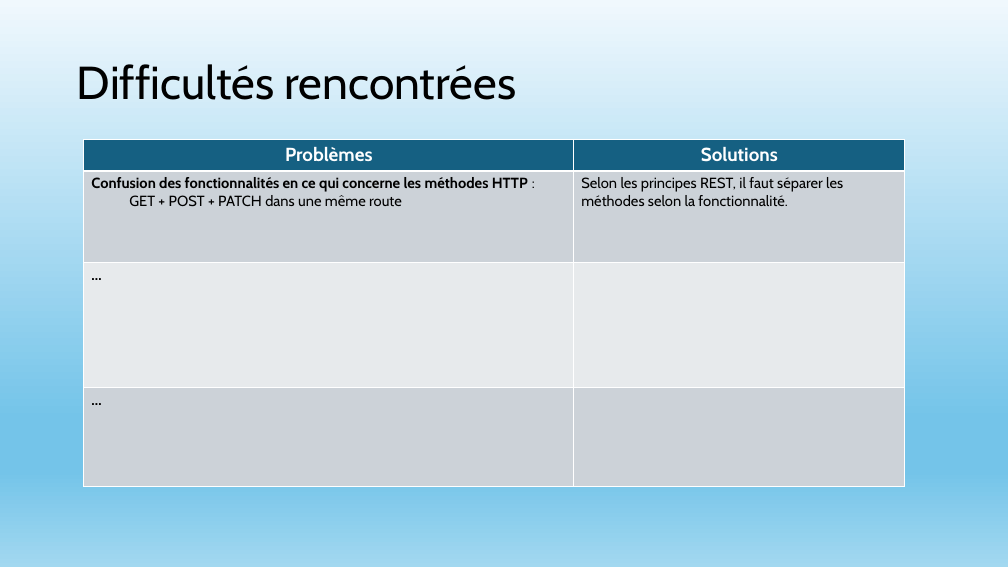
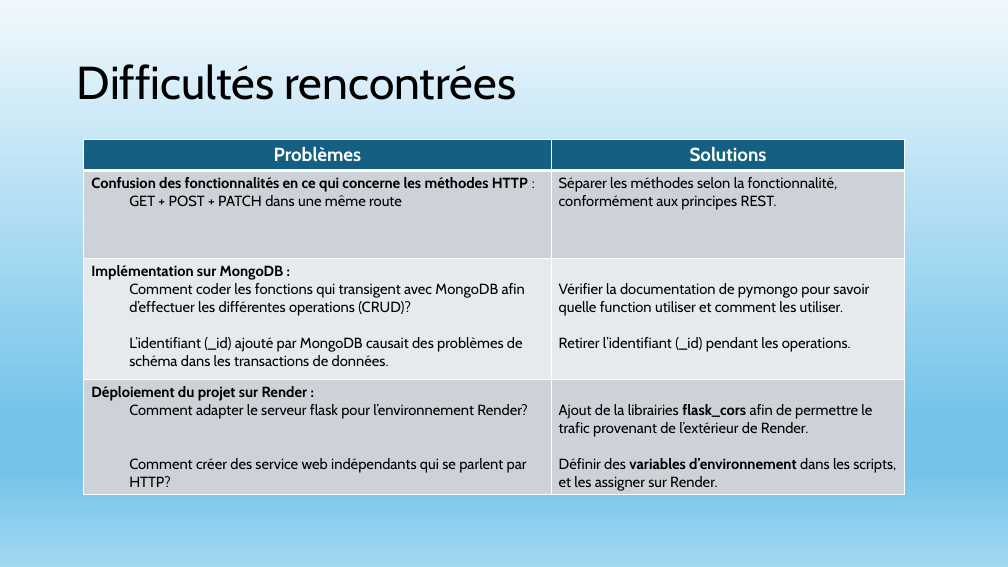
Before and after one commit to Anas-alt-del/Info-Sinistre-Auto, a slide deck: slide 8 of docs/présentation_tp_c56-c57.pptx. Drawn at 1008x567 pixels with LibreOffice and Linux fonts; fonts in the diff are those of the drawing. Boxes give left, top, right and bottom in pixels: in the first picture for what was removed or moved away, otherwise in the second. Text is boxed around its words. In the diff, an @@ line names an element or a change of style, - is before the commit and + after.

```diff
--- a/docs/présentation_tp_c56-c57.pptx
+++ b/docs/présentation_tp_c56-c57.pptx
@@ table at bbox=[84, 140, 905, 495] @@
-row 2, column 2: Selon les principes REST, il faut séparer les méthodes selon la fonctionnalité.
+row 2, column 2: Séparer les méthodes selon la fonctionnalité, conformément aux principes REST.
-row 3, column 1: …
+row 3, column 1: Implémentation sur MongoDB : / Comment coder les fonctions qui transigent avec MongoDB afin d’effectuer les différentes operations (CRUD)? / L’identifiant (_id) ajouté par MongoDB causait des problèmes de schéma dans les transactions de données.
-row 3, column 2: 
+row 3, column 2: Vérifier la documentation de pymongo pour savoir quelle function utiliser et comment les utiliser. / Retirer l’identifiant (_id) pendant les operations.
-row 4, column 1: …
+row 4, column 1: Déploiement du projet sur Render : / Comment adapter le serveur flask pour l’environnement Render? / Comment créer des service web indépendants qui se parlent par HTTP?
-row 4, column 2: 
+row 4, column 2: Ajout de la librairies flask_cors afin de permettre le trafic provenant de l’extérieur de Render. / Définir des variables d’environnement dans les scripts, et les assigner sur Render.
```
Also in this commit, not shown: 7 other slides changed.
